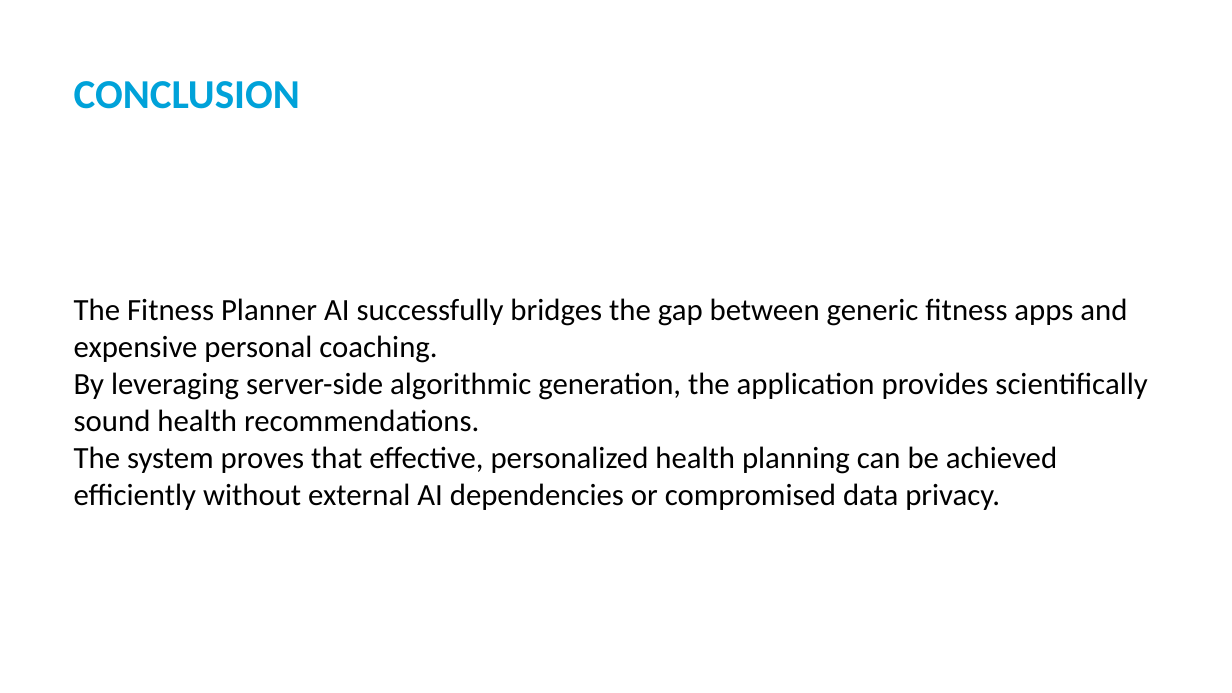
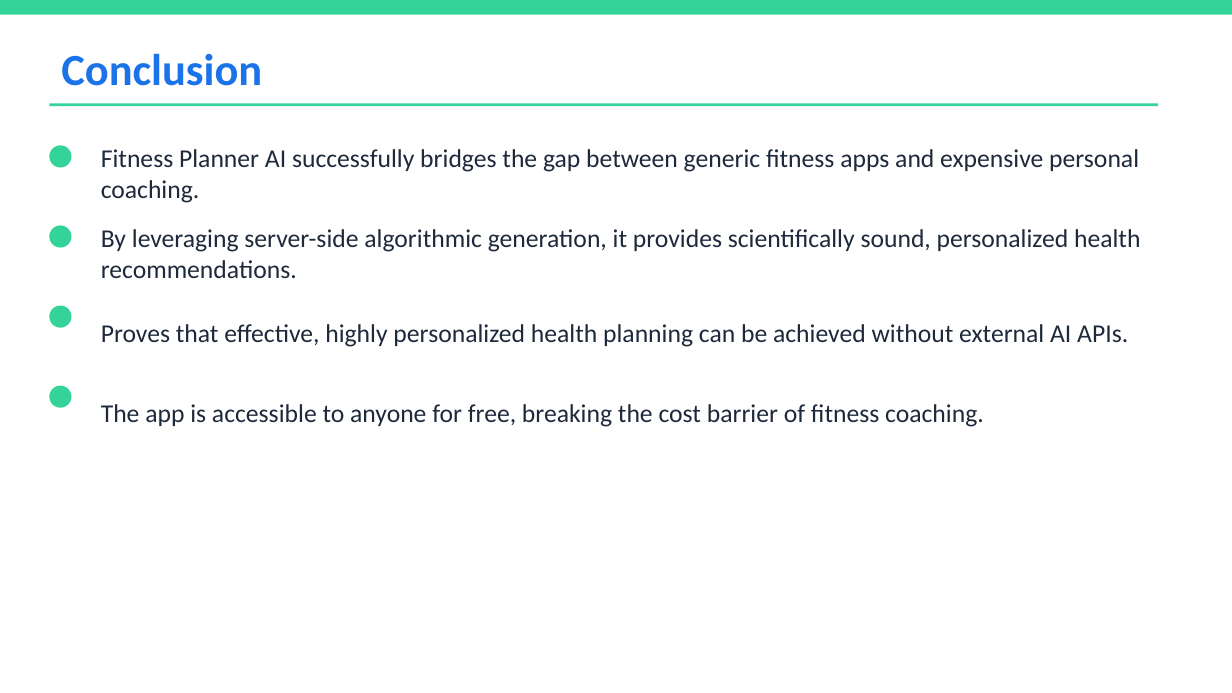
Before and after one commit to adityadhanrajpathak/fitness-planner-ai, a slide deck: slide 9 of Fitness_Planner_AI_Presentation.pptx (slide 8 before the commit). Drawn at 1232x693 pixels with LibreOffice and Linux fonts; fonts in the diff are those of the drawing. Boxes give left, top, right and bottom in pixels: in the first picture for what was removed or moved away, otherwise in the second. Text is boxed around its words. In the diff, an @@ line names an element or a change of style, - is before the commit and + after.

```diff
--- a/Fitness_Planner_AI_Presentation.pptx
+++ b/Fitness_Planner_AI_Presentation.pptx
@@ rectangle added at bbox=[0, 0, 1232, 15], fill #34D399 @@
@@ text at bbox=[61, 53, 262, 86]: text changed; size 24 to 26 pt; text colour #00A2D9 to #1A73E8 @@
-CONCLUSION
+Conclusion
@@ line added from (49, 105) to (1158, 105), #34D399 1.5 pt @@
@@ ellipse added at bbox=[49, 145, 71, 168], fill #34D399 @@
@@ text added at bbox=[101, 149, 1139, 203], 15 pt, text #1E293B @@
+Fitness Planner AI successfully bridges the gap between generic fitness apps and expensive personal coaching.
@@ ellipse added at bbox=[49, 225, 71, 248], fill #34D399 @@
@@ text added at bbox=[101, 229, 1140, 278], 15 pt, text #1E293B @@
+By leveraging server-side algorithmic generation, it provides scientifically sound, personalized health recommendations.
@@ text removed at bbox=[74, 298, 1147, 510] @@
-• The Fitness Planner AI successfully bridges the gap between generic fitness apps and expensive personal coaching.
-  By leveraging server-side algorithmic generation, the application provides scientifically sound health recommendations.
-  The system proves that effective, personalized health planning can be achieved efficiently without external AI dependencies or compromised data privacy.
@@ ellipse added at bbox=[49, 306, 71, 328], fill #34D399 @@
@@ text added at bbox=[101, 324, 1128, 347], 15 pt, text #1E293B @@
+Proves that effective, highly personalized health planning can be achieved without external AI APIs.
@@ ellipse added at bbox=[49, 386, 71, 408], fill #34D399 @@
@@ text added at bbox=[101, 404, 984, 427], 15 pt, text #1E293B @@
+The app is accessible to anyone for free, breaking the cost barrier of fitness coaching.
```
Also in this commit, not shown: 2 other slides changed, 9 slides added, 8 slides removed, 11 other files.
